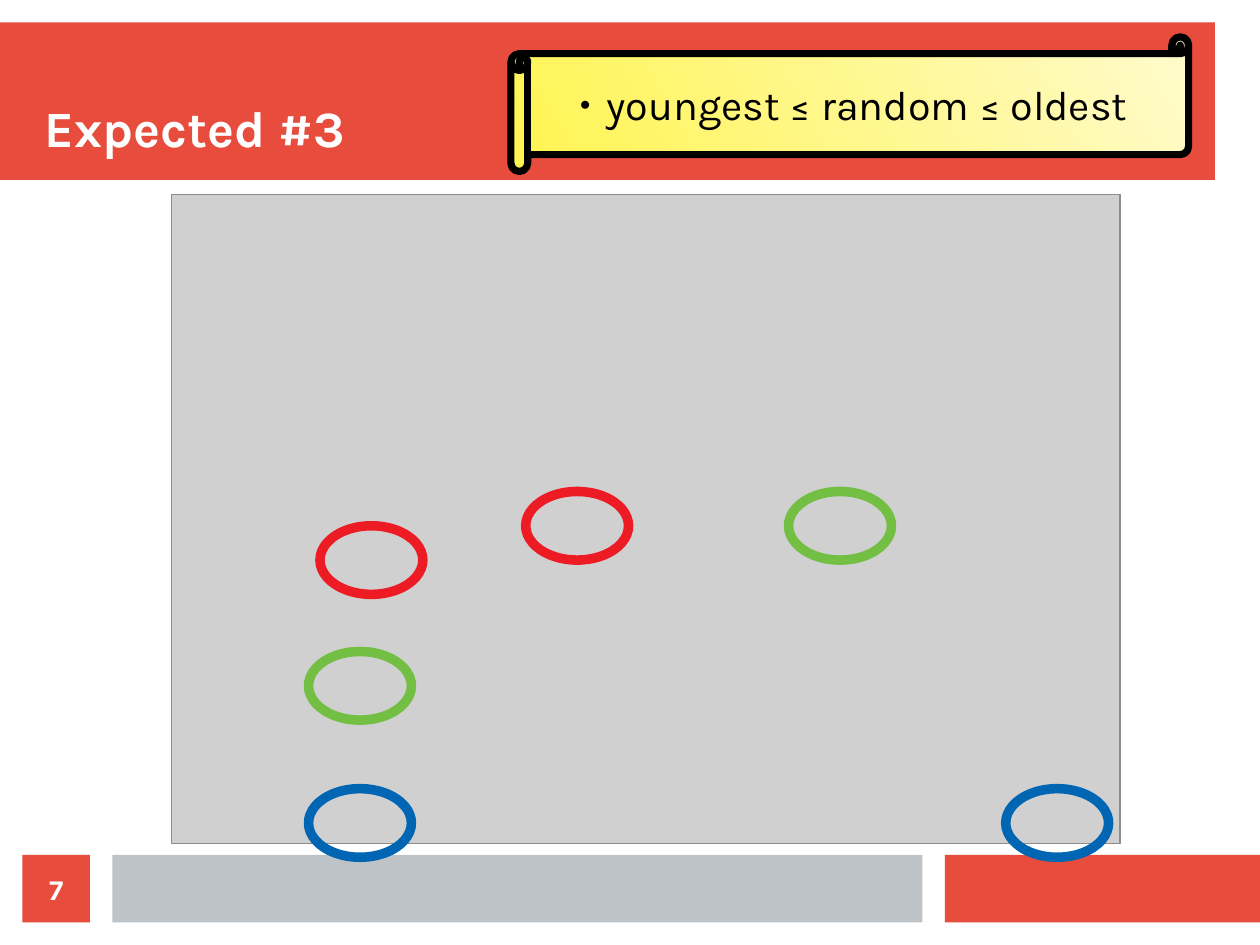
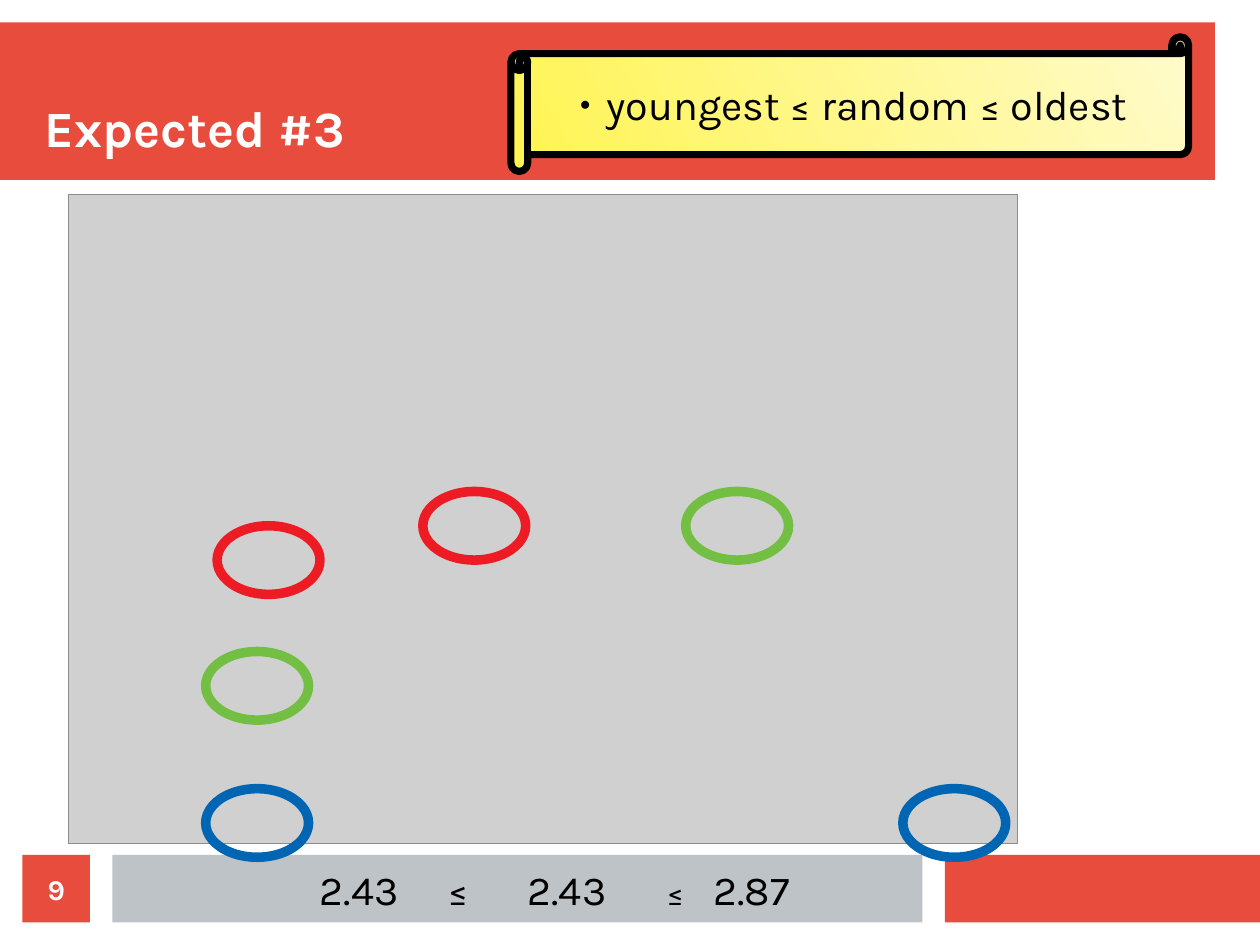
Before and after one commit to richelbilderbeek/Science, a slide deck: slide 9 of Bilderbeek20180502TeceMeeting/20180502Sampling.odp (slide 7 before the commit). Drawn at 1260x945 pixels with LibreOffice and Linux fonts; fonts in the diff are those of the drawing; grey boxes stand for pictures. Boxes give left, top, right and bottom in pixels: in the first picture for what was removed or moved away, otherwise in the second. Text is boxed around its words. In the diff, an @@ line names an element or a change of style, - is before the commit and + after.

```diff
--- a/Bilderbeek20180502TeceMeeting/20180502Sampling.odp
+++ b/Bilderbeek20180502TeceMeeting/20180502Sampling.odp
@@ 6 ellipses, 1 picture moved together from (x1=172, y1=194, x2=1121, y2=858) to (x1=69, y1=194, x2=1018, y2=858) @@
@@ page number at (x1=48, y1=881, x2=65, y2=901): text changed @@
-7
+9
@@ text added at (x1=320, y1=878, x2=790, y2=906), 26 pt, text #000000 @@
+2.43 ≤ 2.43 ≤ 2.87
```
Also in this commit, not shown: 9 other slides changed, 3 slides added, 1 slide removed, 4 other files.
